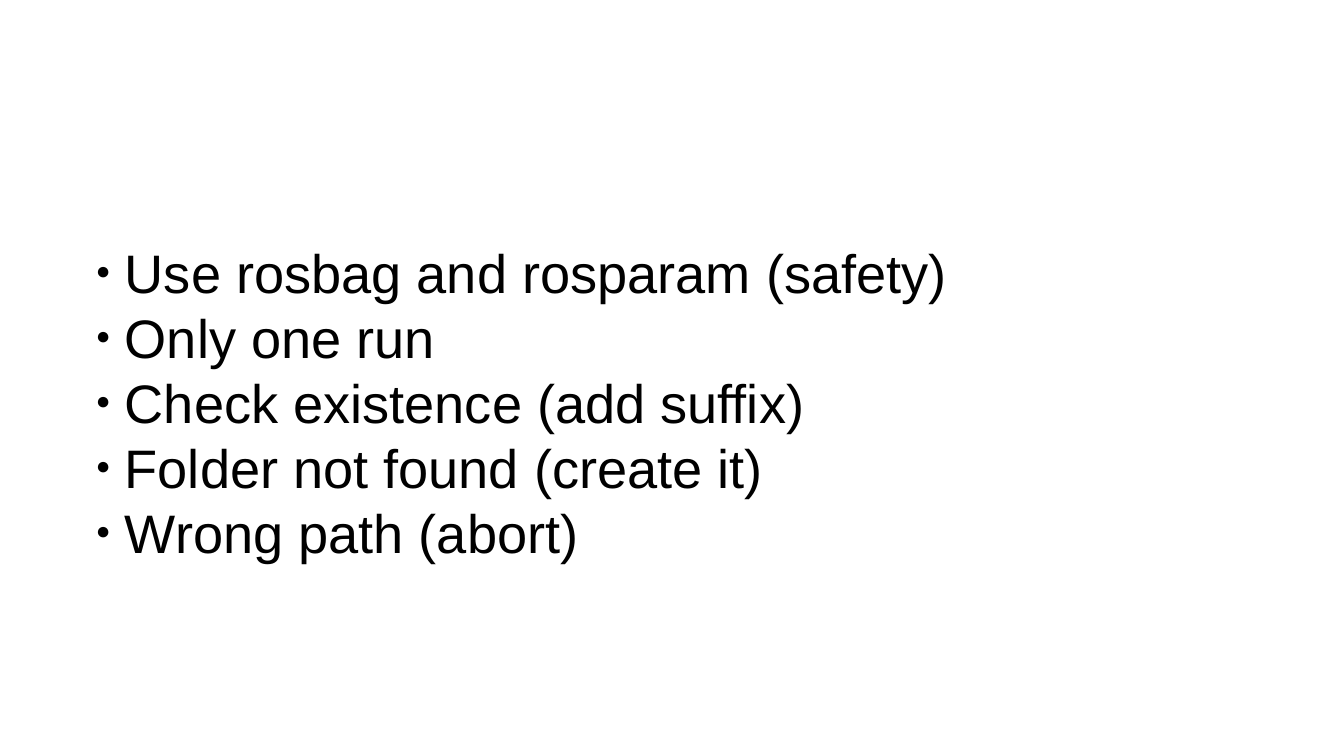
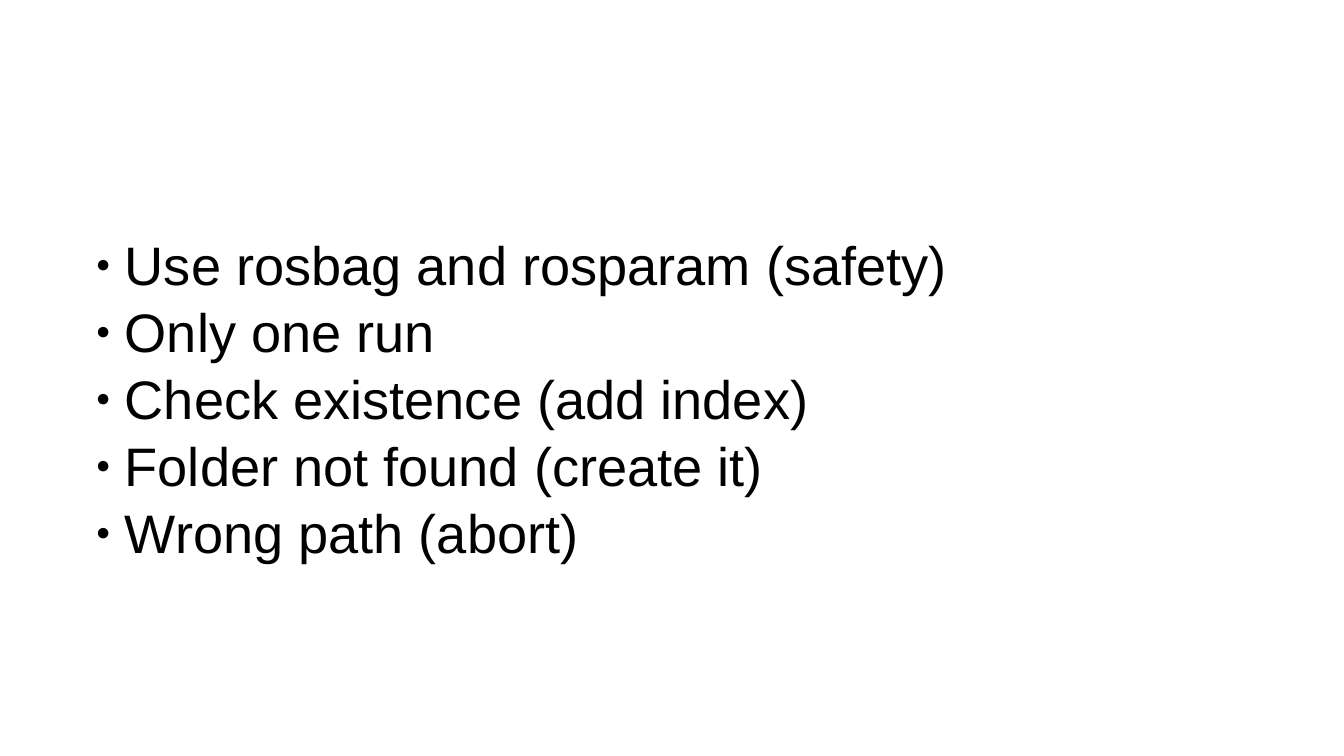
Before and after one commit to aGotelli/Projet1, a slide deck: slide 8 of slides/presentation.odp (slide 5 before the commit). Drawn at 1344x756 pixels with LibreOffice and Linux fonts; fonts in the diff are those of the drawing; background and template pictures are left out. Boxes give left, top, right and bottom in pixels: in the first picture for what was removed or moved away, otherwise in the second. Text is boxed around its words. In the diff, an @@ line names an element or a change of style, - is before the commit and + after.

```diff
--- a/slides/presentation.odp
+++ b/slides/presentation.odp
@@ subtitle at (125,245,947,562): indent changed; line spacing 1 to 0.9; more space between paragraphs @@
@@ subtitle at (125,379,809,428): text changed @@
-  ● Check existence (add suffix)
+  ● Check existence (add index)
```
Also in this commit, not shown: 5 other slides changed, 5 slides added, 2 slides removed.
